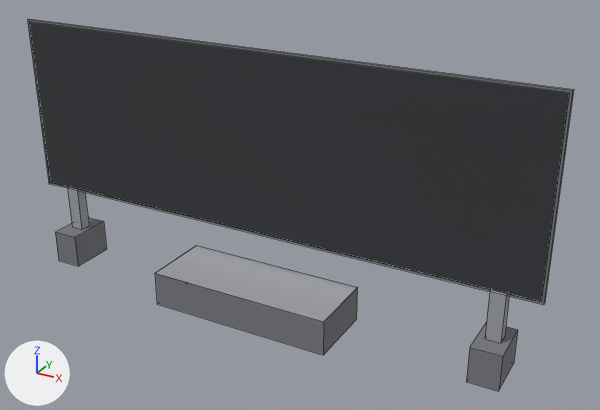
What one commit did to the OBJ model Models/tv_mega.obj.
Both versions are drawn from a 50 mm lens placed at (3.26, -5.25, 3.65), pointed at (0.35, 0.04, 1.0). Lighting does not change. The marker at lower left points along +X, +Y and +Z. The older version comes first. Mesh edges are drawn as thin lines. Where no turn or scale is listed for an object, it has been applied to the vertices. Vertices at exactly the same position are counted once.

In view in the first picture: 'tv_mega'.
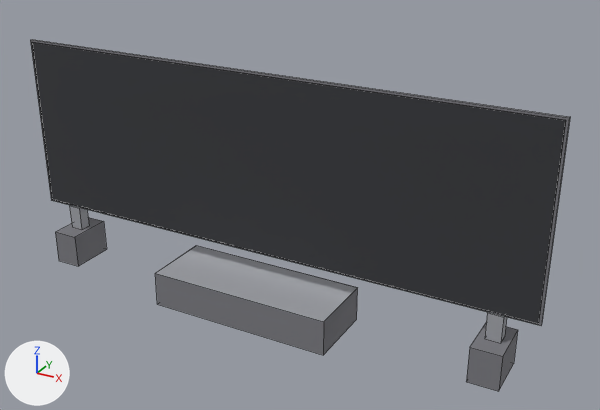
What differs and where, as boxes [x1, y1, x2, y2] in the pictures (600 x 410 px; the box of a moved part takes in the faces that stretch with it):
'tv_mega', reshaped: before [27, 19, 574, 391]; after [30, 39, 570, 391]
part 1 of me_tv_mega, moved or reshaped: before [27, 19, 574, 305]; after [30, 39, 570, 326]
part 2 of me_tv_mega, moved or reshaped: before [29, 22, 569, 302]; after [32, 43, 566, 324]
part 3 of me_tv_mega, moved or reshaped: before [67, 187, 89, 229]; after [70, 205, 89, 229]
part 4 of me_tv_mega, moved or reshaped: before [485, 290, 509, 343]; after [485, 311, 507, 343]

The change, as a diff of the scene's bpy script:
```diff
--- a/Models/tv_mega.obj.py
+++ b/Models/tv_mega.obj.py
@@ me_tv_mega @@
 # used by ob_tv_mega; location = (0.0, 0.0, 0.0)
 # before: 8 (-2.06, -0.04, 0.7) at pixel (67, 187), 9 (-2.06, 0.06, 0.7), 10 (-1.94, 0.06, 0.7), 11 (-1.94, -0.04, 0.7) at pixel (77, 190)
 # before: 24 (1.94, -0.04, 0.7) at pixel (489, 291), 25 (1.94, 0.06, 0.7), 26 (2.06, 0.06, 0.7), 27 (2.06, -0.04, 0.7) at pixel (506, 295)
-me_tv_mega.from_pydata(...)  # 60 vertices, 35 faces; spans x -2.32..2.32, y -0.4..0.2, z 0.0..2.22
+me_tv_mega.from_pydata(...)  # 60 vertices, 35 faces; spans x -2.32..2.32, y -0.4..0.2, z 0.0..2.04
+# me_tv_mega part 1: the loose piece of 8 vertices spanning x -2.32..2.32, y -0.01..0.01, z 0.68..2.22 is moved by (0.0, 0.0, -0.18)
+# me_tv_mega part 2: the loose piece of 8 vertices spanning x -2.3..2.3, y -0.02..-0.01, z 0.7..2.2 is moved by (0.0, 0.0, -0.18)
+# me_tv_mega part 3
+for i in [*range(8, 12)]: me_tv_mega.vertices[i].co += Vector((0.0, 0.0, -0.18))
+# me_tv_mega part 4
+for i in [*range(24, 28)]: me_tv_mega.vertices[i].co += Vector((0.0, 0.0, -0.18))
 me_tv_mega.materials.append(mat_gun_dark)
```
